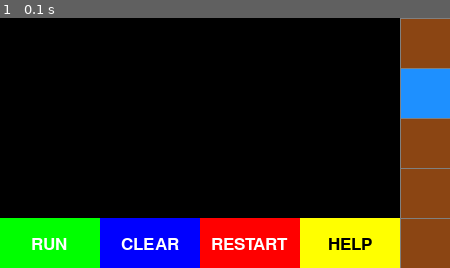
Above: before the commit, frame 1.
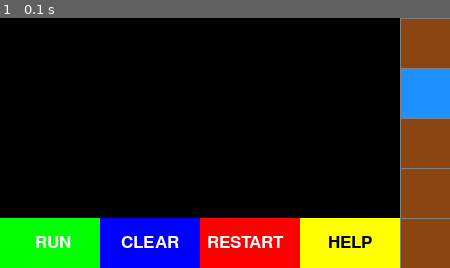
Above: after the commit, the same moment.

Repository: EvianMcKeown/TopFarmer-CodeGame
Game: pygame game, started from FarmGameTextBased_ExecFunc/main.py
Same seed, same stepped clock (60 frames per second), same inputs: the game is played once before the commit and once after it.
Inputs:
- Up to frame 1 (0.1 s): no input
The pictures show only the part of the screen within x 0-50%, y 50-100%; the shares and areas given below are measured in that part.

The runs differ from the first frame. In frame 1, 1.7% of the frame differs, in the area x 7-83%, y 87-93%.

Commit message:
Made general purpose render button function

Diff:
--- a/FarmGameTextBased_ExecFunc/main.py
+++ b/FarmGameTextBased_ExecFunc/main.py
@@ -100,25 +100,10 @@
             cursor_x_pos = cursor_pos.get_width()
             pygame.draw.line(surface, GREEN, (cursor_x_pos, y_offset + (i * 24)), (cursor_x_pos, y_offset + (i * 24) + 24), 2)
 
-def render_button_run():
-    text_image = pygame.font.SysFont(None, int(SCALE_FACTOR / 2)).render("RUN", True, WHITE)
-    pygame.draw.rect(surface, GREEN, pygame.Rect(0, SCREEN_HEIGHT - SCALE_FACTOR, BUTTON_WIDTH, BUTTON_HEIGHT))
-    surface.blit(text_image, (7*SCREEN_WIDTH*0.005, (SCREEN_HEIGHT - SCALE_FACTOR)*1.04))
-
-def render_button_clear():
-    text_image = pygame.font.SysFont(None, int(SCALE_FACTOR / 2)).render("CLEAR", True, WHITE)
-    pygame.draw.rect(surface, BLUE, pygame.Rect(SCALE_FACTOR * 2, SCREEN_HEIGHT - SCALE_FACTOR, BUTTON_WIDTH, BUTTON_HEIGHT))
-    surface.blit(text_image, (27*SCREEN_WIDTH*0.005, (SCREEN_HEIGHT - SCALE_FACTOR)*1.04))
-
-def render_button_reset():
-    text_image = pygame.font.SysFont(None, int(SCALE_FACTOR / 2)).render("RESTART", True, WHITE)
-    pygame.draw.rect(surface, RED, pygame.Rect(SCALE_FACTOR * 4, SCREEN_HEIGHT - SCALE_FACTOR, BUTTON_WIDTH, BUTTON_HEIGHT))
-    surface.blit(text_image, (47*SCREEN_WIDTH*0.005, (SCREEN_HEIGHT - SCALE_FACTOR)*1.04))
-
-def render_button_help():
-    text_image = pygame.font.SysFont(None, int(SCALE_FACTOR / 2)).render("HELP", True, BLACK)
-    pygame.draw.rect(surface, YELLOW, pygame.Rect(SCALE_FACTOR * 6, SCREEN_HEIGHT - SCALE_FACTOR, BUTTON_WIDTH, BUTTON_HEIGHT))
-    surface.blit(text_image, (73*SCREEN_WIDTH*0.005, (SCREEN_HEIGHT - SCALE_FACTOR)*1.04))
+def render_button(txt, clr, bg, x, y, w, h):
+    text_image = pygame.font.SysFont(None, int(SCALE_FACTOR / 2)).render(txt, True, clr)
+    pygame.draw.rect(surface, bg, pygame.Rect(SCALE_FACTOR*x, SCALE_FACTOR*y, w*SCALE_FACTOR, h*SCALE_FACTOR))
+    surface.blit(text_image, ((x+1.12)*SCALE_FACTOR - len(txt)*7, y*SCALE_FACTOR + 16))
 
 def render_inventory():
     text_image = pygame.font.SysFont(None, int(SCALE_FACTOR / 2)).render(str(farm.farmer.get_inventory()), True, BLACK)
@@ -189,10 +174,10 @@
     render_farm()
     draw_grid(surface, SCREEN_WIDTH, SCREEN_HEIGHT, SCALE_FACTOR)
     render_text_input()
-    render_button_run()
-    render_button_clear()
-    render_button_reset()
-    render_button_help()
+    render_button("RUN", WHITE, GREEN, 0, 9, 2, 1)
+    render_button("CLEAR", WHITE, BLUE, 2, 9, 2, 1)
+    render_button("RESTART", WHITE, RED, 4, 9, 2, 1)
+    render_button("HELP", BLACK, YELLOW, 6, 9, 2, 1)
     render_inventory()
     pygame.display.flip()
 
